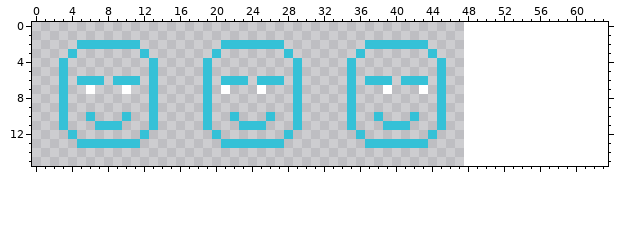
A pixel-art sprite gets an edit: house-face.png. The first picture shows the starting point.
The file is 48x16 pixels. The old version is drawn lined up with the new one, on the new canvas.
After the commit:
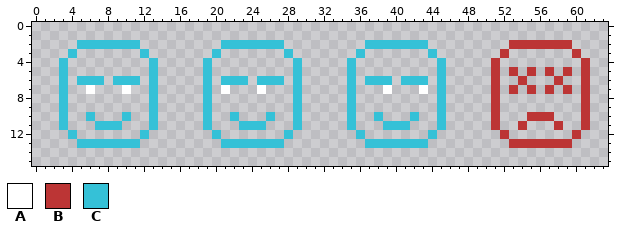
Palette (. is transparent): A #ffffff  B #bc3535  C #35c1d7
What changed:
canvas 48x16 -> 64x16
@@ x 49..63 @@
  1 ...............
- 2 ...............
- 3 ...............
- 4 ...............
- 5 ...............
- 6 ...............
- 7 ...............
- 8 ...............
- 9 ...............
-10 ...............
-11 ...............
-12 ...............
-13 ...............
+ 2 ....BBBBBBB....
+ 3 ...B.......B...
+ 4 ..B.........B..
+ 5 ..B.B.B.B.B.B..
+ 6 ..B..B...B..B..
+ 7 ..B.B.B.B.B.B..
+ 8 ..B.........B..
+ 9 ..B.........B..
+10 ..B...BBB...B..
+11 ..B..B...B..B..
+12 ...B.......B...
+13 ....BBBBBBB....
 14 ...............
